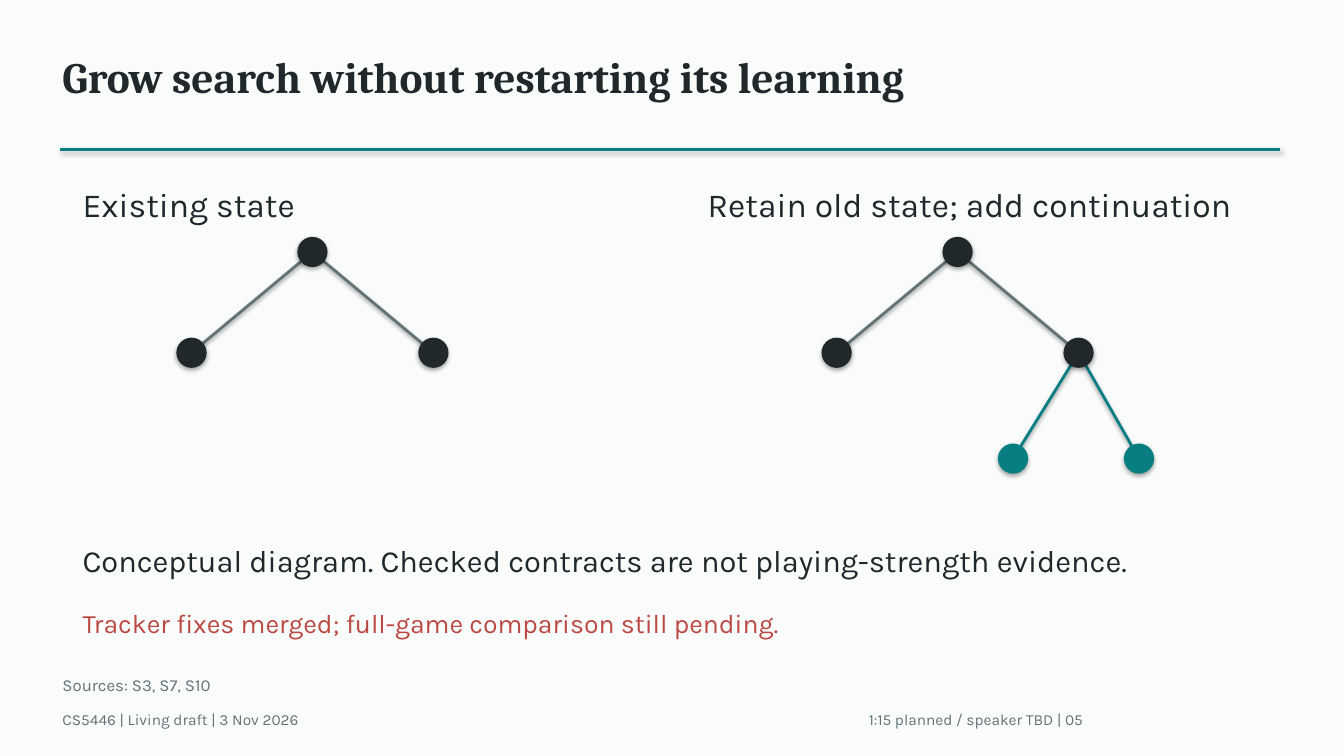
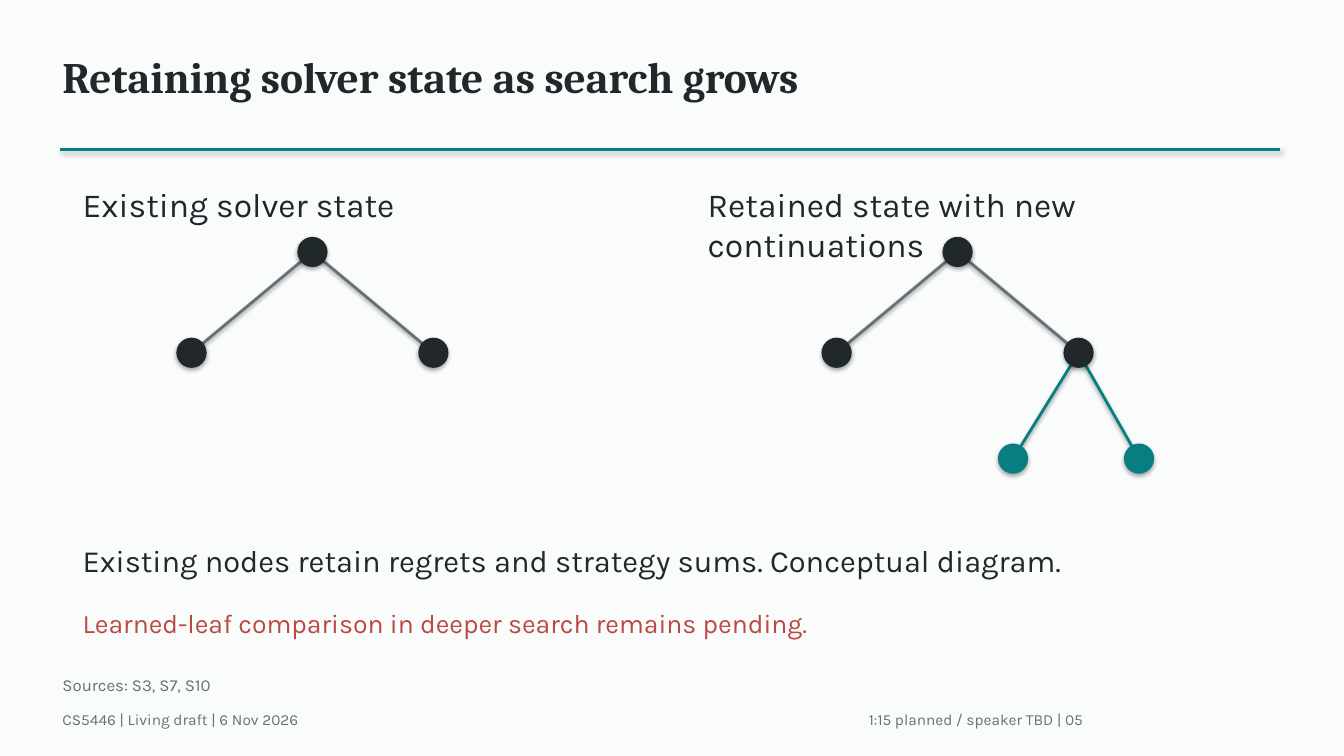
Before and after one commit to Mr-Teal/CS5446_project, a slide deck: slide 5 of docs/drafts/presentation-draft.pptx. Drawn at 1344x756 pixels with LibreOffice and Linux fonts; fonts in the diff are those of the drawing. Boxes give left, top, right and bottom in pixels: in the first picture for what was removed or moved away, otherwise in the second. Text is boxed around its words. In the diff, an @@ line names an element or a change of style, - is before the commit and + after.

Commit message:
docs: refresh presentation narrative and evidence status
Clarify the opening, search explanation and conclusion. Distinguish the archived one-ply evaluator batch from author-reported full-agent arms and the pending learned-leaf full-search comparison. Refresh merged/open integration status as checked on 6 November.

Synchronize the editable deck, PDF preview and Markdown/Word plan. Preserve 12 core slides plus four backups, result values and slide geometry. Correct chart axis identifiers and align its numeric cache with the unchanged embedded workbook.

Validation: rendered slide and Word-page review, 16-slide structure, native chart/workbook references, package/layout checks and unchanged result-slide text. No new training, matches, rehearsal or Q&A preparation. Report artifacts remain unchanged and PR33 remains a draft.

Prepared with Codex assistance under Bryan's direction.

```diff
--- a/docs/drafts/presentation-draft.pptx
+++ b/docs/drafts/presentation-draft.pptx
@@ text at [62, 63, 799, 103]: text changed @@
-Grow search without restarting its learning
+Retaining solver state as search grows
@@ text at [83, 194, 395, 225]: text changed @@
-Existing state
+Existing solver state
@@ text at [708, 194, 1076, 258]: text changed @@
-Retain old state; add continuation
+Retained state with new continuations
@@ text at [83, 551, 1061, 579]: text changed @@
-Conceptual diagram. Checked contracts are not playing-strength evidence.
+Existing nodes retain regrets and strategy sums. Conceptual diagram.
@@ text at [83, 614, 807, 640]: text changed @@
-Tracker fixes merged; full-game comparison still pending.
+Learned-leaf comparison in deeper search remains pending.
@@ text at [62, 714, 298, 729]: text changed @@
-CS5446 | Living draft | 3 Nov 2026
+CS5446 | Living draft | 6 Nov 2026
```
Also in this commit, not shown: 15 other slides changed, 3 other files.
